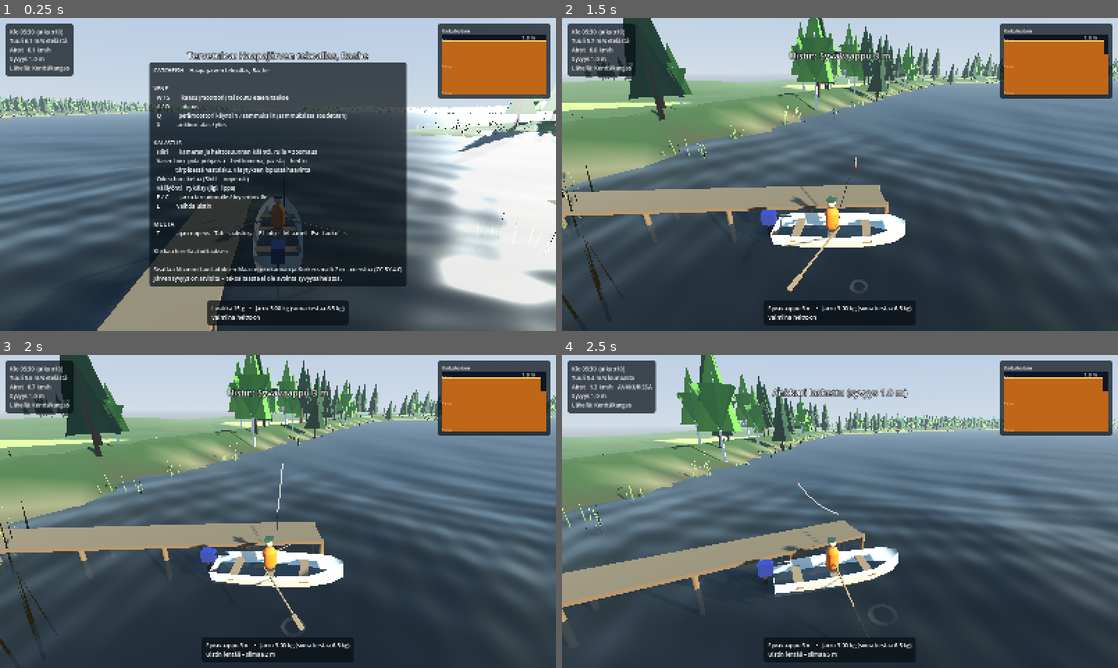
Above: before the commit, frames 1-4 (two rows, left to right).
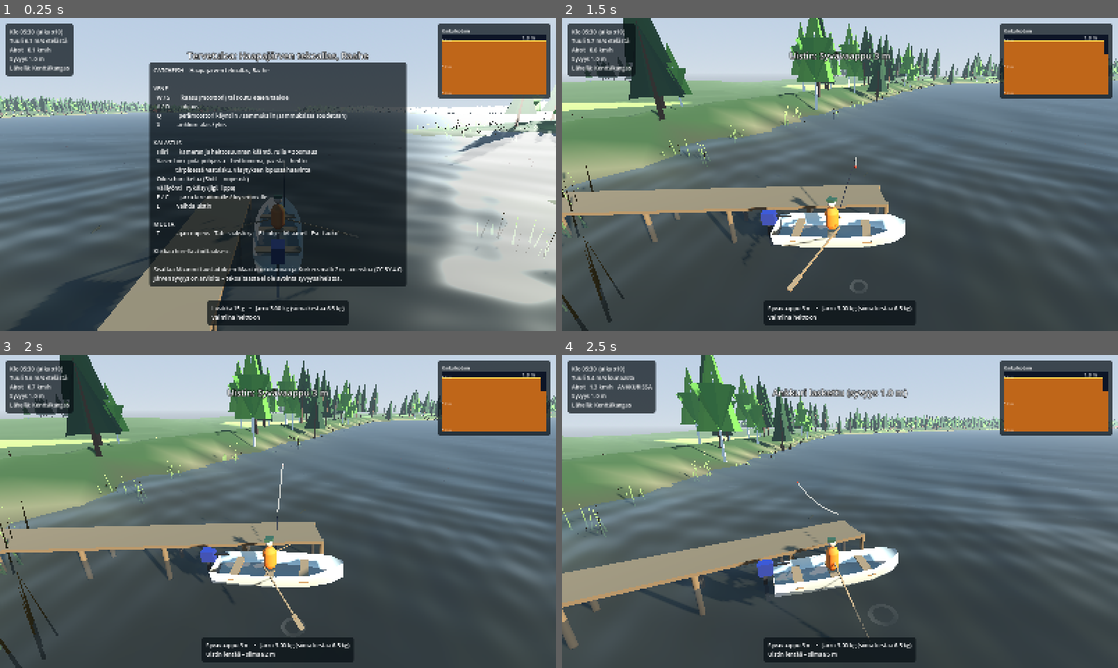
Above: after the commit, the same moments.

Repository: DesmondX80/catchfish
Game: Godot game, scene res://scenes/main.tscn
Two runs of this game, one before a commit and one after it. Both use one fixed random seed, a clock stepped at 60 frames per second and the inputs below.
Inputs (mouse positions are in pixels of both pictures, inside the frame that each line leads up to):
- Up to frame 1 (0.25 s): no input
- Up to frame 2 (1.5 s): move the mouse to (962, 158) at 0.52 s; press the mouse at (962, 158) at 0.53 s; hold D (boat_right) 0.53-1.28 s; tap L (lure_next) at 0.8, 1.35 s; move the mouse to (812, 174) at 1.27 s; release the mouse at (812, 174) at 1.28 s; hold W (boat_forward) from 1.28 s (still down)
- Up to frame 3 (2 s): keep holding W (boat_forward); click (250, 511) at 1.55 s
- Up to frame 4 (2.5 s): keep holding W (boat_forward); move the mouse to (851, 505) at 2.02 s; hold X (anchor_toggle) from 2.03 s (still down); tap L (lure_next) at 2.3 s

The runs differ from the first frame. In frame 1, 6.5% of the frame differs, in the area x 22-100%, y 38-92%; in frame 2, 0.9%; in frame 3, 0.8%; in frame 4, 1.0%.

Commit message:
Kaloille näkyvät mallit veteen (v0.4.0)
- Lajikohtaiset 3D-mallit (fish_models.gd): hauki, ahven, kuha ja taimen
  omine muotoineen, evineen ja pyrstöineen. Kuviot (juovat, täplät)
  piirretään shaderissa, ahvenella oranssit vatsa- ja peräevät.
- fish.gdshader: uintiaaltoilu kohti pyrstöä, humusvesi haalistaa kalan
  syvyyden mukaan (n. 2 m:ssä katoaa)
- FishVisuals: veneen lähellä (40 m) olevat kalat MultiMeshinä, ne uivat
  pehmeästi kalakannan sijaintien mukaan
- Koukussa oleva kala näytetään lajin mallina, joka rimpuilee
- Vesipinta läpinäkyvämpi jyrkästi alas katsottaessa
- Kuvakaappaustyökaluun kalamallit pinnalla, pinnan alla ja matalikolla

Co-Authored-By: Claude Opus 5.5 <noreply@anthropic.com>

Diff:
--- a/project.godot
+++ b/project.godot
@@ -6,7 +6,7 @@
 
 config/name="Catchfish"
 config/description="Kalastussimulaattori Haapajärven tekoaltaalla"
-config/version="0.3.0"
+config/version="0.4.0"
 run/main_scene="res://scenes/main.tscn"
 config/features=PackedStringArray("4.7", "GL Compatibility")
 
--- /dev/null
+++ b/scripts/fishing/fish_models.gd
@@ -0,0 +1,156 @@
+class_name FishModels
+## Kalojen 3D-mallit lajeittain. Malli on metrin pituinen ja osoittaa -Z:aan
+## (kuono edessä); kalan koko asetetaan skaalalla.
+
+## Ruumiin muoto: [t (0 kuono .. 1 pyrstö), puolikorkeus, puolileveys] metrin mittaiselle kalalle
+const PROFILES := {
+	"hauki": [[0.0, 0.006, 0.012], [0.06, 0.022, 0.03], [0.14, 0.04, 0.045], [0.3, 0.06, 0.052], [0.55, 0.062, 0.05], [0.75, 0.05, 0.038], [0.9, 0.025, 0.016], [0.95, 0.03, 0.01]],
+	"ahven": [[0.0, 0.01, 0.01], [0.08, 0.06, 0.04], [0.22, 0.12, 0.062], [0.4, 0.135, 0.06], [0.6, 0.1, 0.048], [0.8, 0.045, 0.024], [0.9, 0.035, 0.014], [0.95, 0.04, 0.01]],
+	"kuha": [[0.0, 0.008, 0.01], [0.08, 0.04, 0.035], [0.25, 0.075, 0.05], [0.42, 0.08, 0.05], [0.65, 0.06, 0.04], [0.82, 0.032, 0.02], [0.92, 0.03, 0.012], [0.95, 0.035, 0.01]],
+	"taimen": [[0.0, 0.01, 0.01], [0.08, 0.05, 0.038], [0.25, 0.09, 0.054], [0.42, 0.1, 0.055], [0.65, 0.075, 0.042], [0.82, 0.04, 0.022], [0.92, 0.035, 0.012], [0.95, 0.04, 0.01]],
+}
+
+## Värit: selkä, kylki, vatsa, vatsa- ja peräevät, kuvio, kuviotyyppi (ks. fish.gdshader),
+## selkä- ja rintaevät sekä pyrstö
+const COLORS := {
+	"hauki": [Color(0.16, 0.22, 0.1), Color(0.34, 0.42, 0.2), Color(0.85, 0.82, 0.68), Color(0.45, 0.38, 0.2), Color(0.78, 0.76, 0.5), 2, Color(0.3, 0.3, 0.16)],
+	"ahven": [Color(0.16, 0.22, 0.1), Color(0.5, 0.55, 0.28), Color(0.88, 0.86, 0.75), Color(0.85, 0.35, 0.12), Color(0.08, 0.1, 0.05), 1, Color(0.32, 0.36, 0.26)],
+	"kuha": [Color(0.25, 0.28, 0.24), Color(0.55, 0.57, 0.5), Color(0.9, 0.9, 0.86), Color(0.5, 0.5, 0.45), Color(0.18, 0.2, 0.17), 4, Color(0.36, 0.38, 0.34)],
+	"taimen": [Color(0.22, 0.26, 0.24), Color(0.68, 0.66, 0.55), Color(0.92, 0.9, 0.84), Color(0.45, 0.42, 0.35), Color(0.08, 0.08, 0.08), 3, Color(0.38, 0.38, 0.33)],
+}
+
+## Evät: [tyyppi, t-alku, t-loppu, korkeus] – tyyppi: dorsal (selkä), anal (peräevä),
+## pectoral (rintaevät), adipose (rasvaevä)
+const FINS := {
+	"hauki": [["dorsal", 0.72, 0.86, 0.05], ["anal", 0.72, 0.86, 0.045], ["pectoral", 0.16, 0.24, 0.04], ["pelvic", 0.5, 0.57, 0.035]],
+	"ahven": [["dorsal", 0.24, 0.5, 0.09], ["dorsal", 0.52, 0.72, 0.06], ["anal", 0.66, 0.78, 0.05], ["pectoral", 0.2, 0.28, 0.05], ["pelvic", 0.28, 0.36, 0.05]],
+	"kuha": [["dorsal", 0.25, 0.48, 0.07], ["dorsal", 0.5, 0.72, 0.055], ["anal", 0.68, 0.8, 0.045], ["pectoral", 0.18, 0.26, 0.045], ["pelvic", 0.27, 0.34, 0.04]],
+	"taimen": [["dorsal", 0.38, 0.52, 0.07], ["adipose", 0.78, 0.83, 0.025], ["anal", 0.68, 0.78, 0.045], ["pectoral", 0.18, 0.26, 0.045], ["pelvic", 0.48, 0.55, 0.04]],
+}
+
+## Pyrstön muoto: [korkeus, haarautuminen (0 = suora, 1 = syvä haara)]
+const TAILS := {
+	"hauki": [0.08, 0.15],
+	"ahven": [0.09, 0.35],
+	"kuha": [0.08, 0.4],
+	"taimen": [0.1, 0.1],
+}
+
+const RINGS := 26
+const SEGMENTS := 16
+
+static var _meshes := {}
+static var _materials := {}
+
+
+static func mesh(sp: String) -> Mesh:
+	if not _meshes.has(sp):
+		_meshes[sp] = _build(sp)
+	return _meshes[sp]
+
+
+static func material(sp: String) -> ShaderMaterial:
+	if not _materials.has(sp):
+		var m := ShaderMaterial.new()
+		m.shader = load("res://shaders/fish.gdshader")
+		var c: Array = COLORS[sp]
+		m.set_shader_parameter("fin_color", c[3])
+		m.set_shader_parameter("pattern_color", c[4])
+		m.set_shader_parameter("pattern", c[5])
+		m.set_shader_parameter("dorsal_color", c[6])
+		_materials[sp] = m
+	return _materials[sp]
+
+
+static func _profile(sp: String, t: float) -> Vector2:
+	var p: Array = PROFILES[sp]
+	for i in p.size() - 1:
+		var a: Array = p[i]
+		var b: Array = p[i + 1]
+		if t >= a[0] and t <= b[0]:
+			var u := smoothstep(0.0, 1.0, (t - a[0]) / (b[0] - a[0]))
+			return Vector2(lerpf(a[1], b[1], u), lerpf(a[2], b[2], u))
+	var last: Array = p[-1]
+	return Vector2(last[1], last[2])
+
+
+static func _build(sp: String) -> Mesh:
+	var st := SurfaceTool.new()
+	st.begin(Mesh.PRIMITIVE_TRIANGLES)
+	var c: Array = COLORS[sp]
+	var body_end := 0.95
+	# Ruumis: renkaat kuonosta pyrstönvarteen
+	var rings := []
+	for i in RINGS + 1:
+		var t := body_end * i / RINGS
+		var hw := _profile(sp, t)
+		var ring := []
+		for j in SEGMENTS:
+			var a := TAU * j / SEGMENTS # 0 = selkä
+			var y := cos(a) * hw.x
+			var x := sin(a) * hw.y
+			var belly := (1.0 - cos(a)) * 0.5 # 0 selkä .. 1 vatsa
+			var col: Color = c[0].lerp(c[1], smoothstep(0.1, 0.45, belly)).lerp(c[2], smoothstep(0.6, 0.85, belly))
+			if sp == "hauki" and t < 0.14:
+				y *= 0.75 # litteä kuono
+			ring.append([Vector3(x, y, t - 0.5), Vector2(t, float(j) / SEGMENTS), col, Vector3(sin(a), cos(a), 0.0)])
+		rings.append(ring)
+	for i in RINGS:
+		for j in SEGMENTS:
+			var j2 := (j + 1) % SEGMENTS
+			var quad := [rings[i][j], rings[i][j2], rings[i + 1][j2], rings[i + 1][j]]
+			for idx in [0, 1, 2, 0, 2, 3]:
+				_vertex(st, quad[idx][0], quad[idx][1], quad[idx][2], quad[idx][3], 1.0)
+	# Pyrstö
+	var tail: Array = TAILS[sp]
+	var root := body_end - 0.5
+	var tip_z := root + 0.11
+	var h: float = tail[0]
+	var fork: float = tail[1]
+	var tail_pts := [Vector3(0, 0.025, root), Vector3(0, h, tip_z), Vector3(0, 0, tip_z - fork * 0.08), Vector3(0, -h, tip_z), Vector3(0, -0.025, root)]
+	for tri in [[0, 1, 2], [0, 2, 4], [4, 2, 3]]:
+		for idx in tri:
+			var p: Vector3 = tail_pts[idx]
+			_vertex(st, p, Vector2((p.z + 0.5), 0.0), c[3], Vector3.RIGHT, 0.5) # pyrstö: selkäevän väri
+	# Muut evät
+	for fin in FINS[sp]:
+		_fin(st, sp, fin, c[3])
+	st.index()
+	return st.commit()
+
+
+static func _fin(st: SurfaceTool, sp: String, fin: Array, color: Color) -> void:
+	var kind: String = fin[0]
+	var t0: float = fin[1]
+	var t1: float = fin[2]
+	var height: float = fin[3]
+	var z0 := t0 - 0.5
+	var z1 := t1 - 0.5
+	if kind == "pectoral" or kind == "pelvic":
+		for s in [-1.0, 1.0]:
+			var hw := _profile(sp, t0)
+			var y := -hw.x * (0.3 if kind == "pectoral" else 0.8)
+			var base_a := Vector3(s * hw.y * 0.9, y, z0)
+			var base_b := Vector3(s * hw.y * 0.9, y, z0 + (z1 - z0) * 0.4)
+			var tip := Vector3(s * (hw.y + height * 0.8), y - height * 0.4, z1)
+			# Rintaevät selkäevän sävyisiä, vatsaevät lajin evävärillä (ahvenella oranssi)
+			for p in [base_a, base_b, tip]:
+				_vertex(st, p, Vector2(p.z + 0.5, 0.0), color, Vector3.UP, 0.5 if kind == "pectoral" else 0.0)
+		return
+	var top := kind in ["dorsal", "adipose"]
+	var sign := 1.0 if top else -1.0
+	var a := _profile(sp, t0)
+	var b := _profile(sp, t1)
+	var p0 := Vector3(0, sign * a.x * 0.95, z0)
+	var p1 := Vector3(0, sign * b.x * 0.95, z1)
+	var top0 := Vector3(0, sign * (a.x + height), z0 + (z1 - z0) * 0.2)
+	var top1 := Vector3(0, sign * (b.x + height * 0.6), z1)
+	for p in [p0, top0, top1, p0, top1, p1]:
+		_vertex(st, p, Vector2(p.z + 0.5, 0.0), color, Vector3.RIGHT, 0.5 if top else 0.0)
+
+
+static func _vertex(st: SurfaceTool, p: Vector3, uv: Vector2, color: Color, normal: Vector3, body: float) -> void:
+	st.set_color(Color(color.r, color.g, color.b, body))
+	st.set_uv(uv)
+	st.set_normal(normal)
+	st.add_vertex(p)
--- /dev/null
+++ b/scripts/fishing/fish_visuals.gd
@@ -0,0 +1,107 @@
+class_name FishVisuals
+extends Node3D
+## Näyttää veneen lähellä olevat kalat vedessä. Kalakannan data päivittyy
+## harvakseltaan, joten näkyvä kala ui pehmeästi kohti datan sijaintia.
+## Tummassa humusvedessä kalat näkyvät vain pinnan lähellä (fish.gdshader).
+
+const RADIUS := 40.0
+const MAX_PER_SPECIES := 400
+const QUERY_INTERVAL := 0.3
+
+var population: FishPopulation
+var boat: Boat
+var fishing: Fishing
+var lake: LakeData
+
+var _multimeshes := {} # laji -> MultiMesh
+var _states := {} # kalan indeksi -> {pos, heading, phase, speed}
+var _query_timer := 0.0
+var _nearby: Array[int] = []
+var _time := 0.0
+
+
+func setup(pop: FishPopulation, boat_node: Boat, fishing_node: Fishing, lake_data: LakeData) -> void:
+	population = pop
+	boat = boat_node
+	fishing = fishing_node
+	lake = lake_data
+	for sp in Species.DATA:
+		var mm := MultiMesh.new()
+		mm.transform_format = MultiMesh.TRANSFORM_3D
+		mm.use_custom_data = true
+		mm.mesh = FishModels.mesh(sp)
+		mm.instance_count = MAX_PER_SPECIES
+		mm.visible_instance_count = 0
+		var mmi := MultiMeshInstance3D.new()
+		mmi.multimesh = mm
+		mmi.material_override = FishModels.material(sp)
+		mmi.cast_shadow = GeometryInstance3D.SHADOW_CASTING_SETTING_OFF
+		add_child(mmi)
+		_multimeshes[sp] = mm
+
+
+func _process(delta: float) -> void:
+	_time += delta
+	_query_timer -= delta
+	if _query_timer <= 0.0:
+		_query_timer = QUERY_INTERVAL
+		_nearby = population.fish_near(boat.pos, RADIUS)
+		var keep := {}
+		for i in _nearby:
+			keep[i] = true
+			if not _states.has(i):
+				var f: Dictionary = population.fish[i]
+				_states[i] = {
+					"pos": Vector3(f["pos"].x, -f["depth"], f["pos"].y),
+					"heading": randf() * TAU,
+					"phase": randf(),
+					"speed": 0.0,
+				}
+		for i in _states.keys():
+			if not keep.has(i):
+				_states.erase(i)
+
+	var counts := {}
+	for sp in _multimeshes:
+		counts[sp] = 0
+	var hooked := fishing._fish_index if fishing.state in [Fishing.State.BITE, Fishing.State.FIGHT] else -1
+	for i in _states:
+		if i == hooked or i >= population.fish.size():
+			continue
+		var f: Dictionary = population.fish[i]
+		var sp: String = f["sp"]
+		if counts[sp] >= MAX_PER_SPECIES:
+			continue
+		var s: Dictionary = _states[i]
+		_swim(s, f, delta)
+		var length: float = Species.length_cm(sp, f["weight"]) / 100.0
+		var basis := Basis(Vector3.UP, s["heading"]).scaled(Vector3.ONE * length)
+		var mm: MultiMesh = _multimeshes[sp]
+		mm.set_instance_transform(counts[sp], Transform3D(basis, s["pos"]))
+		# Uintitahti: hidas risteily, nopeampi kun kala kiirehtii
+		mm.set_instance_custom_data(counts[sp], Color(s["phase"], 2.5 + s["speed"] * 14.0, 0.0, 0.0))
+		counts[sp] += 1
+	for sp in _multimeshes:
+		_multimeshes[sp].visible_instance_count = counts[sp]
+
+
+## Kala ui kohti datan sijaintia ja kääntyilee luontevasti
+func _swim(s: Dictionary, f: Dictionary, dt: float) -> void:
+	var target := Vector3(f["pos"].x, -f["depth"], f["pos"].y)
+	var pos: Vector3 = s["pos"]
+	var to := target - pos
+	var flat := Vector2(to.x, to.z)
+	if flat.length() > 8.0:
+		s["pos"] = target # kala on vaihtanut paikkaa (esim. uusi kala)
+		return
+	var wander := sin(_time * 0.35 + s["phase"] * 10.0) * 0.6
+	var desired: float = atan2(-to.x, -to.z) + wander if flat.length() > 0.4 else s["heading"] + wander * dt
+	s["heading"] = lerp_angle(s["heading"], desired, minf(1.0, dt * 1.2))
+	var speed := clampf(flat.length() * 0.35, 0.05, 0.6)
+	s["speed"] = lerpf(s["speed"], speed, minf(1.0, dt * 2.0))
+	var fwd := Vector3(-sin(s["heading"]), 0.0, -cos(s["heading"]))
+	pos += fwd * s["speed"] * dt
+	pos.y = lerpf(pos.y, target.y, minf(1.0, dt * 0.5))
+	var bottom := lake.depth_at(pos.x, pos.z)
+	pos.y = clampf(pos.y, -maxf(0.2, bottom - 0.1), -0.15)
+	s["pos"] = pos
--- a/scripts/fishing/fishing.gd
+++ b/scripts/fishing/fishing.gd
@@ -496,13 +496,9 @@
 	add_child(_lure_node)
 
 	_fish_node = MeshInstance3D.new()
-	var fish_mesh := SphereMesh.new()
-	fish_mesh.radius = 0.5
-	fish_mesh.height = 1.0
-	_fish_node.mesh = fish_mesh
-	_fish_node.material_override = StandardMaterial3D.new()
 	_fish_node.top_level = true
 	_fish_node.visible = false
+	_fish_node.cast_shadow = GeometryInstance3D.SHADOW_CASTING_SETTING_OFF
 	add_child(_fish_node)
 
 
@@ -523,14 +519,19 @@
 		_line_mesh.surface_add_vertex(p)
 	_line_mesh.surface_end()
 
-	# Koukussa oleva kala näkyy, kun se on lähellä pintaa
-	var show_fish := state == State.FIGHT and _fish_pos.y > -0.8 and boat.global_position.distance_to(_fish_pos) < 12.0
+	# Koukussa oleva kala: lajin malli rimpuilee nopealla uintiliikkeellä.
+	# Humusvesi haalistaa syvällä olevan kalan (fish.gdshader).
+	var show_fish := state == State.FIGHT and boat.global_position.distance_to(_fish_pos) < 15.0
 	_fish_node.visible = show_fish
 	if show_fish:
-		var len_m := Species.length_cm(_fish["sp"], _fish["weight"]) / 100.0
+		var sp: String = _fish["sp"]
+		if _fish_node.mesh != FishModels.mesh(sp):
+			_fish_node.mesh = FishModels.mesh(sp)
+			_fish_node.material_override = FishModels.material(sp).duplicate()
+		_fish_node.material_override.set_shader_parameter("swim_rate", 6.0 + _run_intensity * 14.0)
+		var len_m := Species.length_cm(sp, _fish["weight"]) / 100.0
 		var dir := Vector3(_run_dir.x, 0, _run_dir.y)
 		_fish_node.global_position = _fish_pos
 		if dir.length() > 0.01:
 			_fish_node.look_at(_fish_pos + dir, Vector3.UP)
-		_fish_node.scale = Vector3(len_m * 0.16, len_m * 0.2, len_m)
-		_fish_node.material_override.albedo_color = Species.DATA[_fish["sp"]]["color"]
+		_fish_node.scale = Vector3.ONE * len_m
--- a/scripts/main.gd
+++ b/scripts/main.gd
@@ -11,6 +11,7 @@
 var camera_rig: CameraRig
 var population: FishPopulation
 var fishing: Fishing
+var fish_visuals: FishVisuals
 var hud: Hud
 var audio: GameAudio
 var load_ms := 0
@@ -64,6 +65,10 @@
 	fishing = Fishing.new()
 	add_child(fishing)
 	fishing.setup(boat, camera_rig, lake, population, weather, sky)
+
+	fish_visuals = FishVisuals.new()
+	add_child(fish_visuals)
+	fish_visuals.setup(population, boat, fishing, lake)
 
 	hud = Hud.new()
 	add_child(hud)
--- /dev/null
+++ b/shaders/fish.gdshader
@@ -0,0 +1,66 @@
+shader_type spatial;
+// Kala: ruumis aaltoilee uidessa (liike voimistuu kohti pyrstöä), lajikuvio
+// piirretään UV-koordinaateista, ja humusvesi haalistaa kalan syvyyden mukaan.
+// UV.x = 0 kuono .. 1 pyrstö, UV.y = kulma ympäri ruumista (0 = selkä).
+// COLOR.rgb = perusväri (selkä/kylki/vatsa), COLOR.a = 1 ruumis, 0.5 selkäevä, 0 muu evä.
+render_mode cull_disabled, specular_schlick_ggx;
+
+uniform int pattern = 0; // 0 ei, 1 ahvenen juovat, 2 hauen täplät, 3 taimenen täplät, 4 kuhan juovat
+uniform vec3 pattern_color : source_color = vec3(0.1, 0.12, 0.05);
+uniform vec3 fin_color : source_color = vec3(0.45, 0.4, 0.25);
+uniform vec3 dorsal_color : source_color = vec3(0.3, 0.32, 0.22);
+uniform vec3 water_color : source_color = vec3(0.07, 0.065, 0.035);
+uniform float clarity = 1.5; // metriä: suurempi = kirkkaampi vesi
+uniform float swim_rate = 0.0; // yksittäiselle kalalle; parvessa INSTANCE_CUSTOM.g
+
+varying float depth_below;
+
+float hash(vec2 p) {
+	return fract(sin(dot(p, vec2(127.1, 311.7))) * 43758.5453);
+}
+
+void vertex() {
+	float t = UV.x;
+	float phase = INSTANCE_CUSTOM.r * 6.2831;
+	float rate = INSTANCE_CUSTOM.g > 0.0 ? INSTANCE_CUSTOM.g : swim_rate;
+	float amp = 0.04 + 0.06 * min(rate / 8.0, 1.0);
+	float bend = sin(6.2831 * t * 0.9 - TIME * rate + phase);
+	VERTEX.x += amp * bend * (0.12 + t * t);
+	vec3 world = (MODEL_MATRIX * vec4(VERTEX, 1.0)).xyz;
+	depth_below = max(-world.y, 0.0);
+}
+
+void fragment() {
+	vec3 base = COLOR.rgb;
+	float is_fin = 1.0 - step(0.75, COLOR.a);
+	float is_dorsal = step(0.25, COLOR.a) * is_fin;
+	float u = UV.x;
+	// 0 = selkä, 1 = vatsa (UV.y kiertää ruumiin ympäri)
+	float k = min(UV.y, 1.0 - UV.y) * 2.0;
+	float mark = 0.0;
+	if (pattern == 1 || pattern == 4) {
+		// Poikkijuovat selästä kylkiin ruumiin keskiosassa
+		float bars = smoothstep(0.45, 0.8, sin(u * 3.1416 * 13.0));
+		mark = bars * step(0.22, u) * step(u, 0.82) * (1.0 - smoothstep(0.55, 0.75, k));
+		mark *= pattern == 4 ? 0.45 : 0.9;
+	} else if (pattern == 2 || pattern == 3) {
+		// Täplät kyljissä: hauella vaaleat, taimenella tummat
+		vec2 cell = vec2(u * 26.0, UV.y * 18.0);
+		vec2 id = floor(cell);
+		vec2 f = fract(cell) - 0.5 + (vec2(hash(id), hash(id + 3.7)) - 0.5) * 0.5;
+		float spot = 1.0 - smoothstep(0.18, 0.3, length(f));
+		float density = pattern == 2 ? 0.75 : 0.45;
+		mark = spot * step(0.12, u) * step(u, 0.9) * step(hash(id + 1.3), density);
+		mark *= smoothstep(0.08, 0.2, k) * (1.0 - smoothstep(0.6, 0.75, k));
+	}
+	vec3 col = mix(base, pattern_color, mark * (1.0 - is_fin));
+	col = mix(col, mix(fin_color, dorsal_color, is_dorsal), is_fin);
+	// Silmät kuonon takana kyljissä
+	float eye = 1.0 - smoothstep(0.014, 0.024, length(vec2(u - 0.075, (k - 0.42) * 0.25)));
+	col = mix(col, vec3(0.03), eye * (1.0 - is_fin));
+	// Humusvesi: syvyys haalistaa kalan veden väriin
+	float visible = exp(-depth_below / clarity);
+	ALBEDO = mix(water_color, col, visible);
+	ROUGHNESS = 0.45;
+	SPECULAR = 0.35 * visible;
+}
--- a/shaders/water.gdshader
+++ b/shaders/water.gdshader
@@ -45,5 +45,6 @@
 	ROUGHNESS = clamp(0.18 + footprint * 0.4 + wave_strength * 0.08, 0.18, 0.5);
 	METALLIC = 0.0;
 	SPECULAR = 0.4;
-	ALPHA = mix(0.85, 0.98, fresnel);
+	// Jyrkästi alas katsottaessa pinnan läpi näkee (ruskea humusvesi), loivassa kulmassa pinta heijastaa
+	ALPHA = mix(0.55, 0.97, fresnel);
 }
--- a/tests/screenshots.gd
+++ b/tests/screenshots.gd
@@ -38,6 +38,15 @@
 			"setup": func(): boat.throttle = 0.15,
 			"ready": func(): return _frame > 90},
 		{"name": "8-ilta", "hour": 22.5, "yaw": 2.8, "pitch": 0.2, "distance": 10.0},
+		{"name": "9-kalamallit", "hour": 12.0, "yaw": PI / 2.0, "pitch": 0.35, "distance": 1.6,
+			"setup": func(): _showcase(0.25),
+			"ready": func(): return _frame > 20},
+		{"name": "10-kalat-pinnan-alla", "hour": 12.0, "yaw": PI / 2.0, "pitch": 0.6, "distance": 1.6,
+			"setup": func(): _showcase(-0.35),
+			"ready": func(): return _frame > 20},
+		{"name": "11-matalikko", "hour": 12.0, "yaw": 0.4, "pitch": 1.1, "distance": 5.0,
+			"setup": func(): _clear_showcase(); _move_near_fish(),
+			"ready": func(): return _frame > 60},
 	]
 
 
@@ -66,3 +75,60 @@
 		print("kuva ", shot["name"], " ruutu ", _frame)
 		_index += 1
 		_frame = 0
+
+
+var _showcase_nodes: Array[Node3D] = []
+
+
+## Neljä lajia rinnakkain veneen vieressä annetulla korkeudella (y)
+func _showcase(y: float) -> void:
+	_clear_showcase()
+	main.boat.motor_running = false
+	main.boat.throttle = 0.0
+	main.boat.velocity = Vector2.ZERO
+	var boat: Boat = main.boat
+	var side := boat.right()
+	var fwd := boat.forward()
+	var i := 0
+	for sp in Species.DATA:
+		var node := MeshInstance3D.new()
+		node.mesh = FishModels.mesh(sp)
+		node.material_override = FishModels.material(sp).duplicate()
+		node.material_override.set_shader_parameter("swim_rate", 3.0)
+		add_child(node)
+		var p := boat.pos - side * 1.7 + fwd * (1.5 - i * 1.0)
+		node.global_position = Vector3(p.x, y, p.y)
+		node.look_at(node.global_position + Vector3(fwd.x, 0, fwd.y), Vector3.UP)
+		node.scale = Vector3.ONE * 0.85
+		_showcase_nodes.append(node)
+		i += 1
+
+
+func _clear_showcase() -> void:
+	for n in _showcase_nodes:
+		n.queue_free()
+	_showcase_nodes.clear()
+
+
+## Vene paikkaan, jonka lähellä on matalassa kaloja
+func _move_near_fish() -> void:
+	var pop: FishPopulation = main.population
+	var lake: LakeData = main.lake
+	var best := -1
+	var best_count := 0
+	for i in range(0, pop.fish.size(), 7):
+		var f: Dictionary = pop.fish[i]
+		if f["depth"] > 0.9:
+			continue
+		var near := 0
+		for j in pop.fish_near(f["pos"], 6.0):
+			if pop.fish[j]["depth"] < 1.2:
+				near += 1
+		if near > best_count and lake.depth_at(f["pos"].x, f["pos"].y) > 0.6:
+			best_count = near
+			best = i
+	if best >= 0:
+		var boat: Boat = main.boat
+		boat.pos = pop.fish[best]["pos"] + Vector2(3, 0)
+		boat.velocity = Vector2.ZERO
+		print("Matalikko: %d kalaa alle 1,2 m syvyydessä 6 m säteellä" % best_count)
Not shown, changed: export_presets.cfg
Not shown, added: scripts/fishing/fish_models.gd.uid
Not shown, added: scripts/fishing/fish_visuals.gd.uid
Not shown, added: shaders/fish.gdshader.uid
